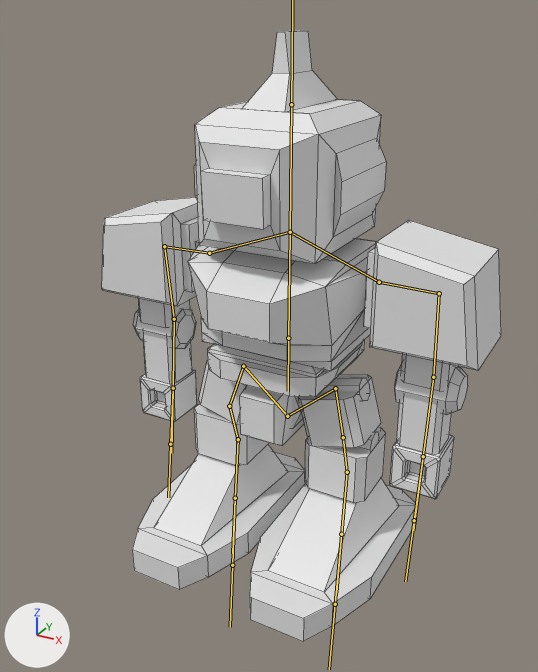
One commit to the FBX model Assets/Resources/Robot.fbx: the scene before it, then after it.
One viewpoint serves both versions: a 50 mm camera at (4.5, -8.77, 7.58) aimed at (-0.11, -0.39, 3.39). Arrows for +X, +Y and +Z are at lower left; the lights stay in place. The bones that bend it are drawn over the model as lines. Mesh edges are drawn as thin lines.

The first picture shows 'Robot'.
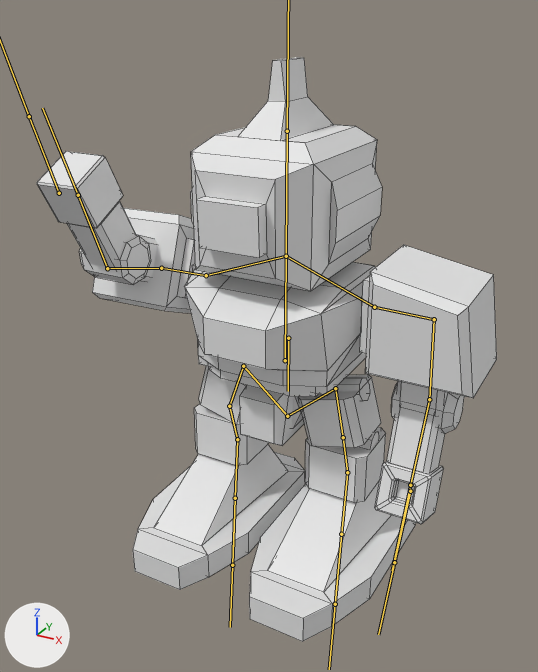
The newer file adds an action. The first version stands in its rest pose; the second is drawn at frame 15 of the action 'Armature|Fire'.

What differs and where, as boxes [x1, y1, x2, y2] in the pictures (538 x 672 px):
'Robot', posed (15% wider): before [102, 30, 501, 641]; after [37, 57, 497, 642]
bone 'Chest', root to tip: before (288, 338) to (290, 232); after (285, 360) to (286, 256)
bone 'Shoulder.R', root to tip: before (209, 253) to (164, 246); after (206, 275) to (161, 268)
bone 'UpArm.R', root to tip: before (164, 246) to (174, 319); after (161, 268) to (107, 268)
bone 'DownArm.R', root to tip: before (174, 319) to (173, 388); after (107, 268) to (78, 195)
bone 'Shoulder.L', root to tip: before (379, 282) to (439, 293); after (374, 307) to (434, 319)
bone 'DownArm.L', root to tip: before (433, 377) to (423, 456); after (429, 399) to (410, 485)

Diff of the bpy script that builds the scene:
```diff
--- a/Assets/Resources/Robot.fbx.py
+++ b/Assets/Resources/Robot.fbx.py
@@ bone_chest @@
 bone_chest = bpy.data.objects['Armature'].pose.bones['Chest']  # child of 'Weist'
-bone_chest.location = (0.0, 0.0, 0.0)
+bone_chest.location = (0.0, -0.31, 0.11)
@@ bone_shoulder_r @@
 bone_shoulder_r = bpy.data.objects['Armature'].pose.bones['Shoulder.R']  # child of 'ChestShoulder.R'
-bone_shoulder_r.rotation_quaternion = (1.0, 0.0, 0.0, 0.0)  # degrees (0, 0, 0)
+bone_shoulder_r.rotation_quaternion = (0.557, 0.0, 0.83, 0.0)  # degrees (0, 112, 0)
@@ bone_uparm_r @@
 bone_uparm_r = bpy.data.objects['Armature'].pose.bones['UpArm.R']  # child of 'Shoulder.R'
-bone_uparm_r.rotation_quaternion = (1.0, 0.0, 0.0, 0.0)  # degrees (0, 0, 0)
+bone_uparm_r.rotation_quaternion = (1.0, 0.0, -0.012, 0.008)  # degrees (0, -1, 1)
@@ bone_downarm_r @@
 bone_downarm_r = bpy.data.objects['Armature'].pose.bones['DownArm.R']  # child of 'UpArm.R'
-bone_downarm_r.rotation_quaternion = (1.0, 0.0, 0.0, 0.0)  # degrees (0, 0, 0)
+bone_downarm_r.rotation_quaternion = (0.94, 0.342, 0.003, 0.001)  # degrees (40, 0, 0)
@@ bone_shoulder_l @@
 bone_shoulder_l = bpy.data.objects['Armature'].pose.bones['Shoulder.L']  # child of 'ChestShoulder.L'
-bone_shoulder_l.rotation_quaternion = (1.0, 0.0, 0.0, 0.0)  # degrees (0, 0, 0)
+bone_shoulder_l.rotation_quaternion = (1.0, 0.0, 0.012, 0.0)  # degrees (0, 1, 0)
@@ bone_downarm_l @@
 bone_downarm_l = bpy.data.objects['Armature'].pose.bones['DownArm.L']  # child of 'UpArm.L'
-bone_downarm_l.rotation_quaternion = (1.0, 0.0, 0.0, 0.0)  # degrees (0, 0, 0)
+bone_downarm_l.rotation_quaternion = (0.984, 0.181, 0.0, 0.003)  # degrees (21, 0, 0)
```
